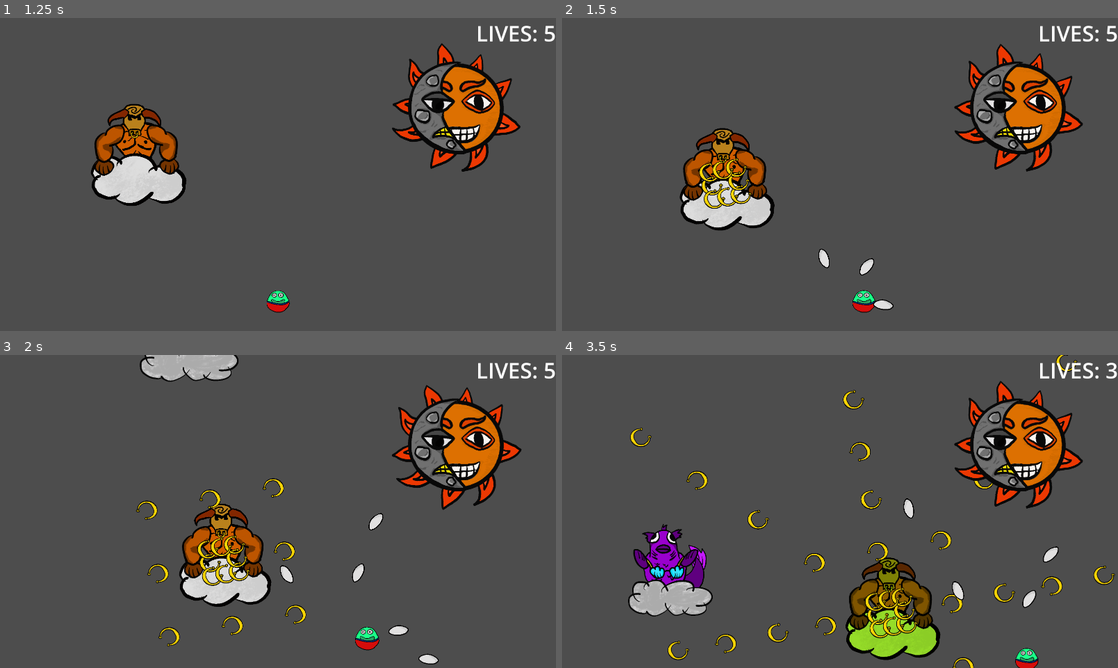
Above: before the commit, frames 1-4 (two rows, left to right).
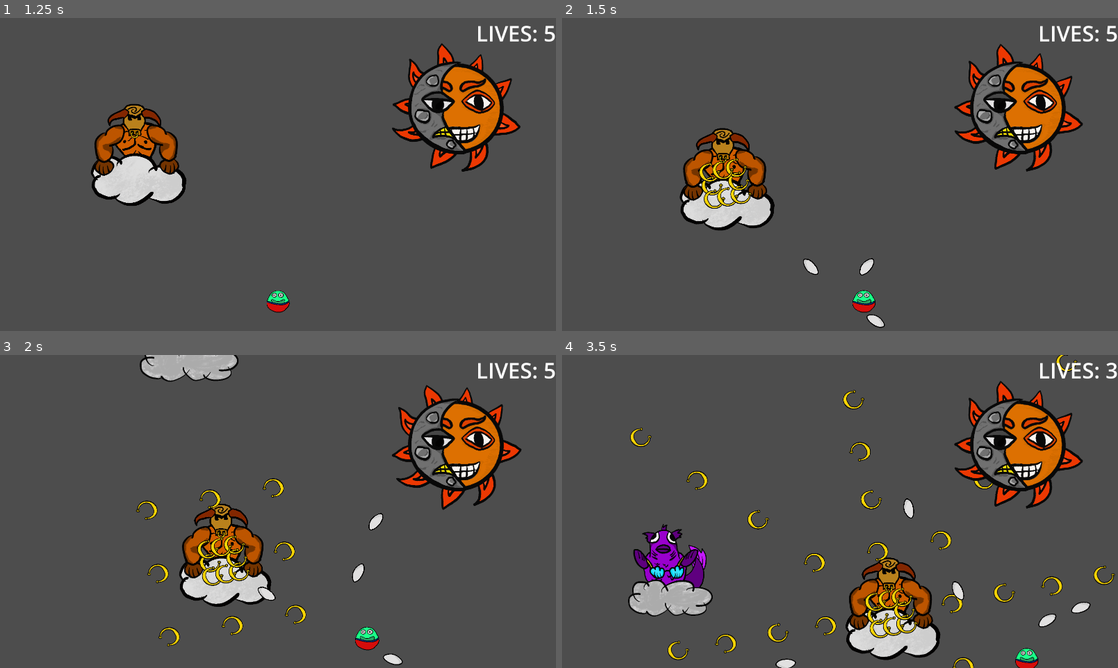
Above: after the commit, the same moments.

Repository: kaito002/bullet-hell-5
Game: Godot game, scene res://scenes/ui/main_menu.tscn
Same seed, same stepped clock (60 frames per second), same inputs: the game is played once before the commit and once after it.
Inputs (mouse positions are in pixels of both pictures, inside the frame that each line leads up to):
- Up to frame 1 (1.25 s): click "Start Game" at 0.5 s
- Up to frame 2 (1.5 s): move the mouse to (962, 158) at 1.27 s; press the mouse at (962, 158) at 1.28 s; hold D (right) from 1.28 s (still down)
- Up to frame 3 (2 s): keep holding D (right)
- Up to frame 4 (3.5 s): move the mouse to (728, 527) at 2.02 s; release D (right) at 2.03 s; release the mouse at (728, 527) at 2.03 s; hold S (down) 2.03-2.78 s; click (728, 527) at 2.1 s; move the mouse to (895, 442) at 2.77 s; press the mouse at (895, 442) at 2.78 s; hold D (right) from 2.78 s (still down)

Frame 1 is identical in both runs. In frame 2, 0.4% of the frame differs, in the area x 43-60%, y 73-100%; in frame 3, 0.4%; in frame 4, 3.0%, in the area x 38-96%, y 61-100%.

Commit message:
made shotgun pattern angle smaller

Diff:
--- a/scenes/weapons/pattens/shotgun_pattern.tscn
+++ b/scenes/weapons/pattens/shotgun_pattern.tscn
@@ -8,10 +8,10 @@
 [node name="Bullet Spawning Points" type="Node2D" parent="."]
 
 [node name="Marker2D" type="Marker2D" parent="Bullet Spawning Points"]
-position = Vector2(10, -10)
+position = Vector2(5, -10)
 
 [node name="Marker2D2" type="Marker2D" parent="Bullet Spawning Points"]
 position = Vector2(0, -10)
 
 [node name="Marker2D3" type="Marker2D" parent="Bullet Spawning Points"]
-position = Vector2(-10, -10)
+position = Vector2(-5, -10)
